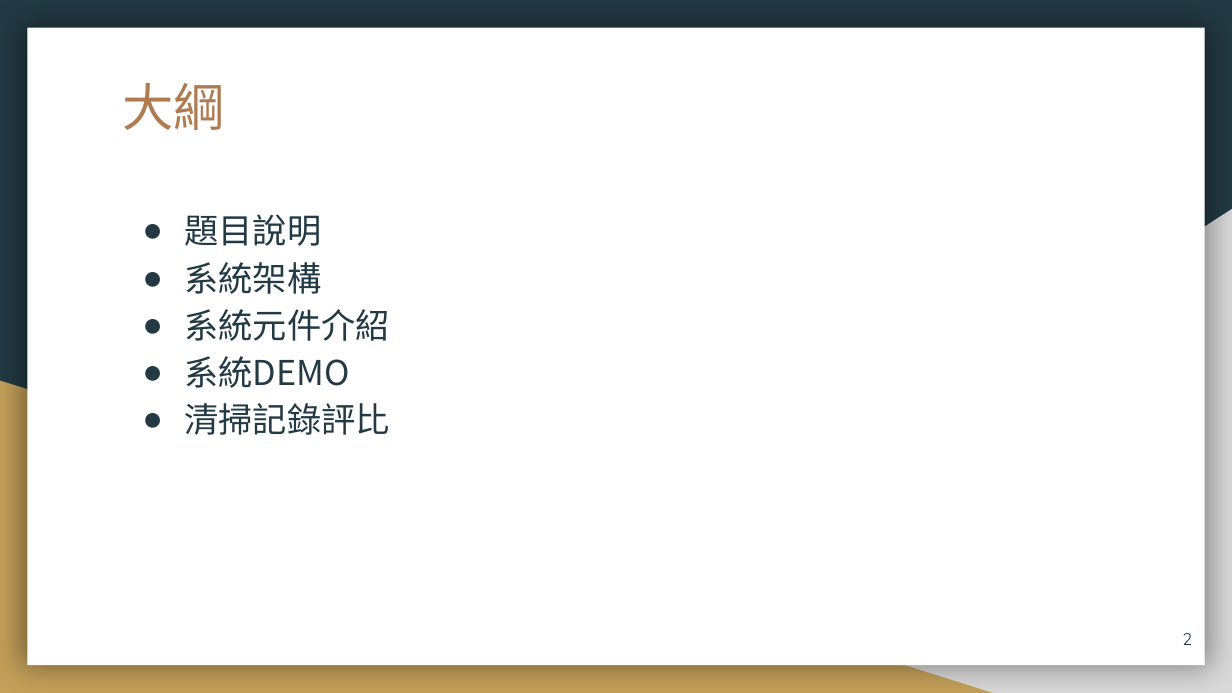
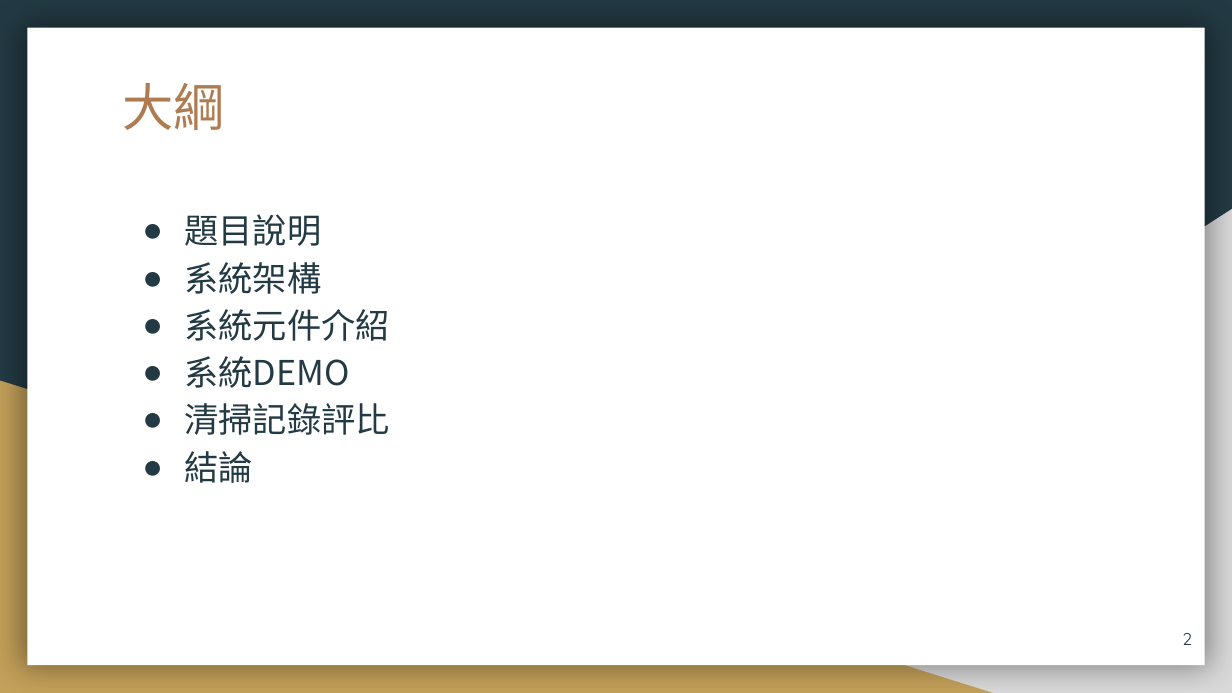
Before and after one commit to 106971001/AI, a slide deck: slide 2 of AI_Filnal_ppt.pptx. Drawn at 1232x693 pixels with LibreOffice and Linux fonts; fonts in the diff are those of the drawing. Boxes give left, top, right and bottom in pixels: in the first picture for what was removed or moved away, otherwise in the second. Text is boxed around its words. In the diff, an @@ line names an element or a change of style, - is before the commit and + after.

```diff
--- a/AI_Filnal_ppt.pptx
+++ b/AI_Filnal_ppt.pptx
@@ text at [184, 451, 252, 483]: paragraph added @@
+● 結論
```
Also in this commit, not shown: 10 other slides changed, 10 slides added, 3 slides removed, 9 other files.
